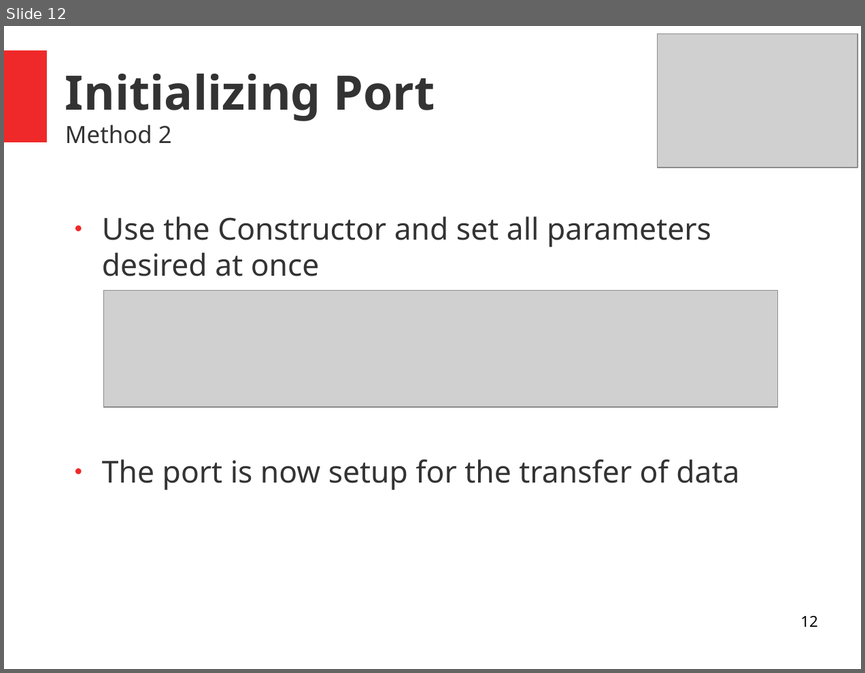
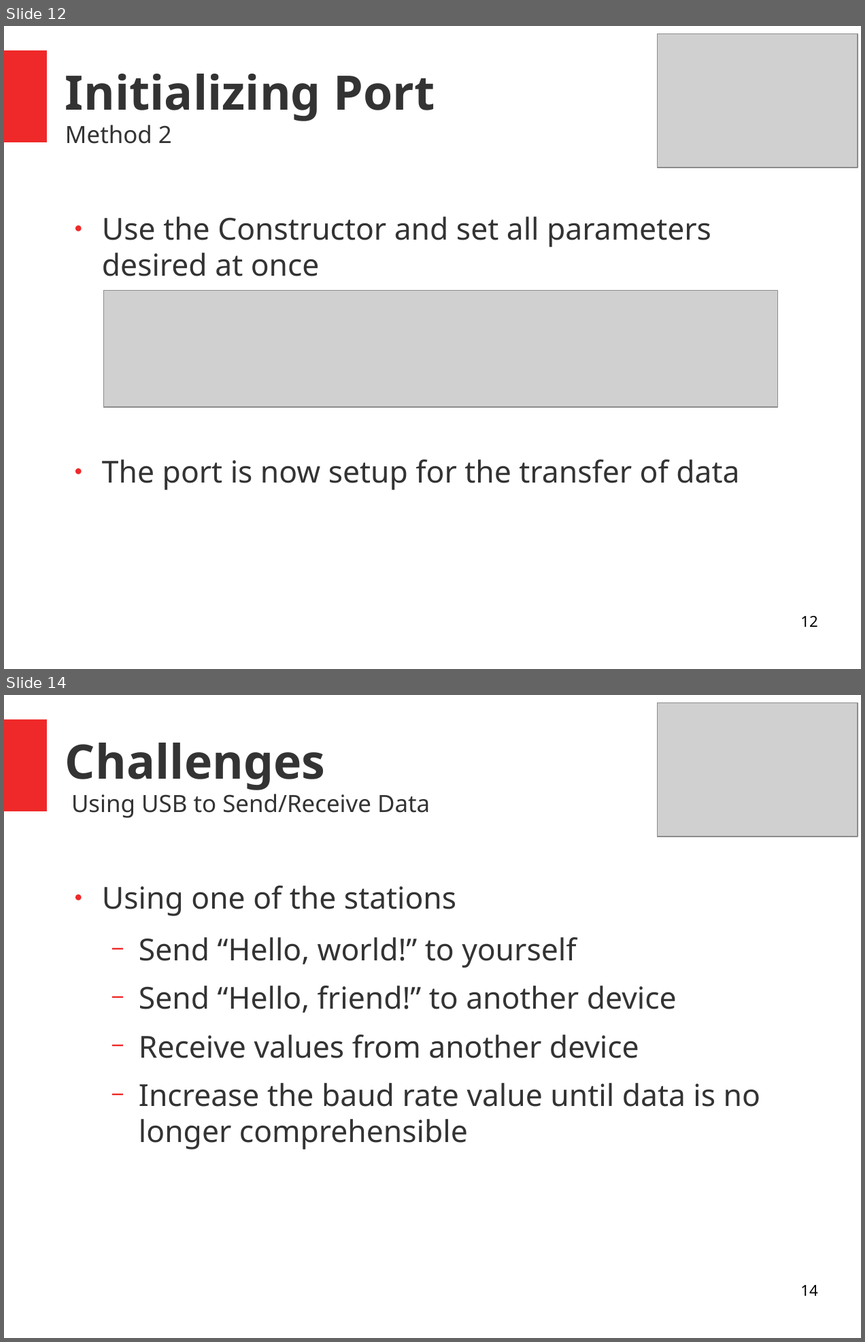
Before and after one commit to electrodynamics-engineering-laboratory/Python-Workshop, a slide deck: Slideshow/PythonWorkshopSlideshow.odp. Shown one above the other, each under a label of ours: slide 12 before the commit, slides 12 and 14 after it; the slides between them are not shown. The pictures are 865x673 and 865x1342 pixels, drawn with LibreOffice and Linux fonts; fonts in the diff are those of the drawing; grey boxes stand for pictures. Boxes give left, top, right and bottom in pixels: in the first picture for what was removed or moved away, otherwise in the second. Text is boxed around its words. In the diff, an @@ line names an element or a change of style, - is before the commit and + after.

Commit message:
Updated presentation challenges.

```diff
--- a/Slideshow/PythonWorkshopSlideshow.odp
+++ b/Slideshow/PythonWorkshopSlideshow.odp
@@ slide 14 added at (4, 695, 861, 1338), background #FFFFFF; not listed: 1 template element that a slide beside it also shows @@
@@ picture added at (657, 702, 857, 836) @@
@@ title added at (65, 743, 430, 818), 22 pt, text #333333 @@
+Challenges
+Using USB to Send/Receive Data
@@ text added at (102, 885, 760, 1149), 28 pt, text #333333 @@
+● Using one of the stations
+  − Send “Hello, world!” to yourself
+  − Send “Hello, friend!” to another device
+  − Receive values from another device
+  − Increase the baud rate value until data is no longer comprehensible
@@ page number added at (800, 1285, 817, 1295), 14 pt, text #000000 @@
+14
```
Also in this commit, not shown: 4 slides changed, 1 other slide added, 3 slides removed.
